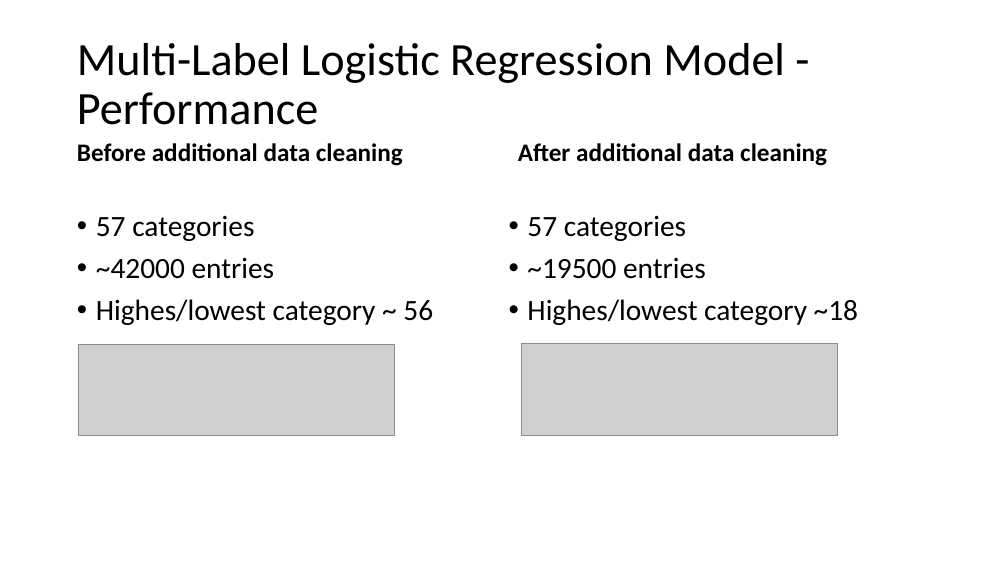
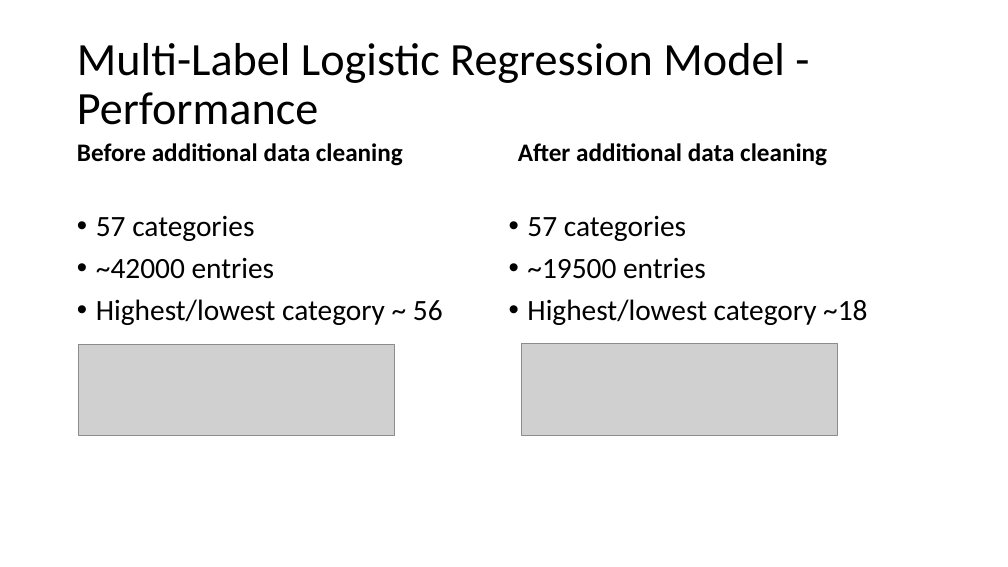
Before and after one commit to MatthiasRemta/NLP_Project, a slide deck: slide 6 of Presentations/session6.pptx. Drawn at 1008x567 pixels with LibreOffice and Linux fonts; fonts in the diff are those of the drawing; grey boxes stand for pictures; background and template pictures are left out. Boxes give left, top, right and bottom in pixels: in the first picture for what was removed or moved away, otherwise in the second. Text is boxed around its words. In the diff, an @@ line names an element or a change of style, - is before the commit and + after.

Commit message:
jetzt is echt fertig

```diff
--- a/Presentations/session6.pptx
+++ b/Presentations/session6.pptx
@@ text at <box>96,299,443,325</box>: text changed @@
-• Highes/lowest category ~ 56
+• Highest/lowest category ~ 56
@@ text at <box>527,299,867,325</box>: text changed @@
-• Highes/lowest category ~18
+• Highest/lowest category ~18
```
